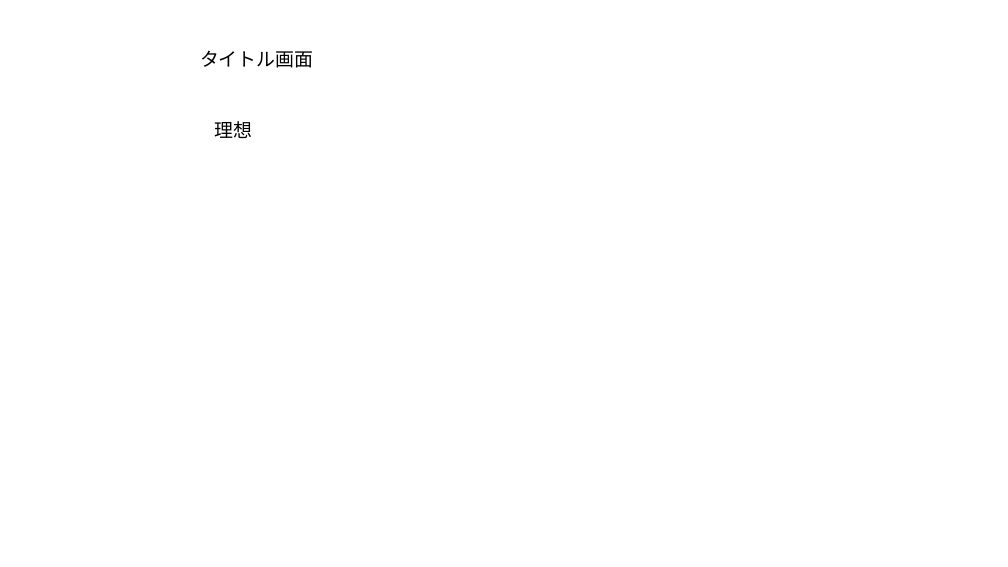
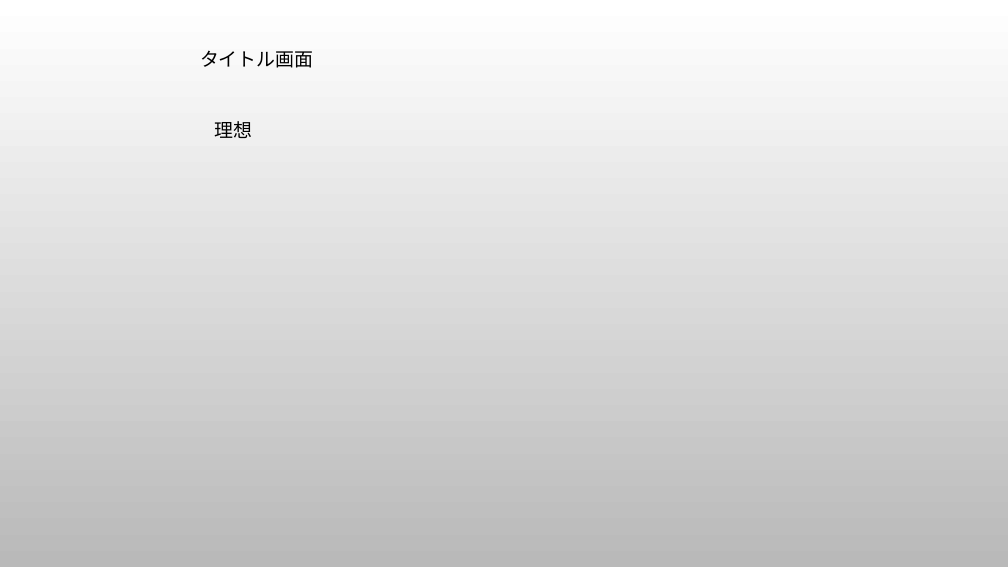
Before and after one commit to kiryo06/Game2025, a slide deck: slide 3 of プレゼンテーション1.pptx. Drawn at 1008x567 pixels with LibreOffice and Linux fonts; fonts in the diff are those of the drawing; background and template pictures are left out. Boxes give left, top, right and bottom in pixels: in the first picture for what was removed or moved away, otherwise in the second. Text is boxed around its words. In the diff, an @@ line names an element or a change of style, - is before the commit and + after.

Commit message:
up

```diff
--- a/プレゼンテーション1.pptx
+++ b/プレゼンテーション1.pptx
@@ background #FFFFFF to picture (left out) @@
@@ text "理想" at (215,121,253,138): font Noto Sans CJK JP to Calibri @@
```
Also in this commit, not shown: 2 other slides changed.
